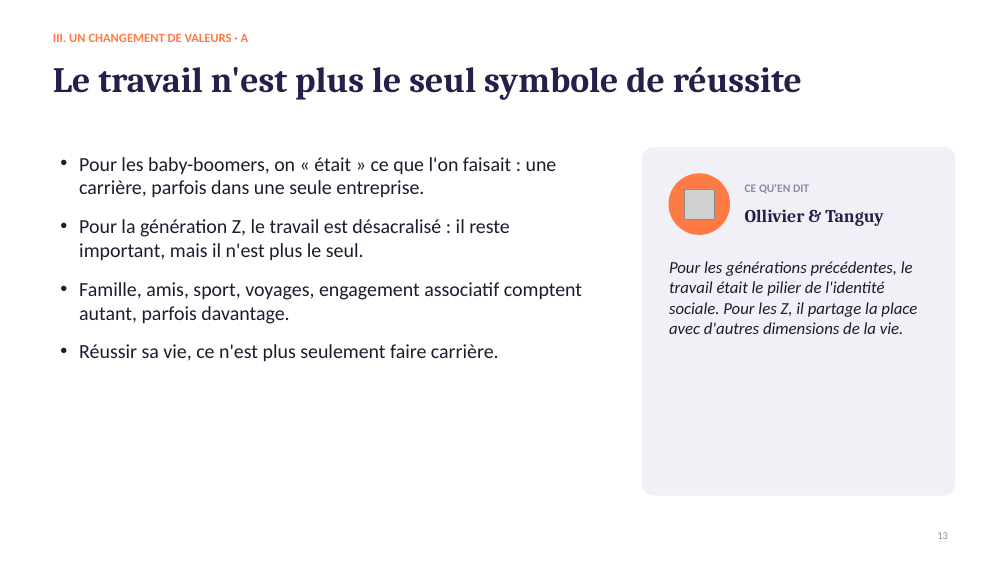
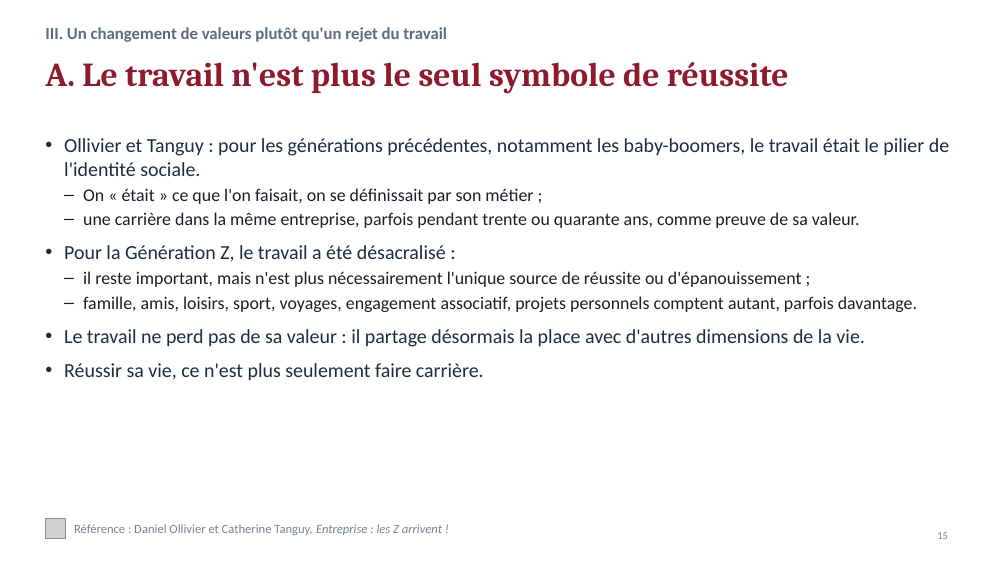
Before and after one commit to LibertadIA/main, a slide deck: slide 15 of Oral_Les_jeunes_et_le_travail.pptx (slide 13 before the commit). Drawn at 1008x567 pixels with LibreOffice and Linux fonts; fonts in the diff are those of the drawing; grey boxes stand for pictures. Boxes give left, top, right and bottom in pixels: in the first picture for what was removed or moved away, otherwise in the second. Text is boxed around its words. In the diff, an @@ line names an element or a change of style, - is before the commit and + after.

```diff
--- a/Oral_Les_jeunes_et_le_travail.pptx
+++ b/Oral_Les_jeunes_et_le_travail.pptx
@@ text at [45, 27, 447, 42]: text changed; size 12 to 16 pt; text colour #FF7A45 to #5B6B82 @@
-III. UN CHANGEMENT DE VALEURS · A
+III. Un changement de valeurs plutôt qu'un rejet du travail
@@ title at [45, 62, 789, 94]: text changed; size 34 to 32 pt; text colour #23214A to #8C1C2B @@
-Le travail n'est plus le seul symbole de réussite
+A. Le travail n'est plus le seul symbole de réussite
@@ text "Ollivier et Tanguy : pour ...": place and size @@
-text "Ollivier et Tanguy : pour ..." at [79, 157, 582, 362]
+text "Ollivier et Tanguy : pour ..." at [64, 138, 949, 381]
@@ text at [64, 138, 949, 347]: text changed; size 19 to 17 pt; text colour #1E1B2E to #1C1F2A @@
-• Pour les baby-boomers, on « était » ce que l'on faisait : une carrière, parfois dans une seule entreprise.
-• Pour la génération Z, le travail est désacralisé : il reste important, mais il n'est plus le seul.
-• Famille, amis, sport, voyages, engagement associatif comptent autant, parfois davantage.
+• Ollivier et Tanguy : pour les générations précédentes, notamment les baby-boomers, le travail était le pilier de l'identité sociale.
+  – On « était » ce que l'on faisait, on se définissait par son métier ;
+  – une carrière dans la même entreprise, parfois pendant trente ou quarante ans, comme preuve de sa valeur.
+• Pour la Génération Z, le travail a été désacralisé :
+  – il reste important, mais n'est plus nécessairement l'unique source de réussite ou d'épanouissement ;
+  – famille, amis, loisirs, sport, voyages, engagement associatif, projets personnels comptent autant, parfois davantage.
+• Le travail ne perd pas de sa valeur : il partage désormais la place avec d'autres dimensions de la vie.
@@ rounded rectangle removed at [643, 147, 955, 495] @@
@@ ellipse removed at [669, 174, 730, 234] @@
@@ picture removed at [684, 189, 715, 219] @@
@@ text removed at [745, 184, 809, 194] @@
-CE QU'EN DIT
@@ text removed at [745, 209, 883, 226] @@
-Ollivier & Tanguy
@@ text removed at [669, 261, 917, 334] @@
-Pour les générations précédentes, le travail était le pilier de l'identité sociale. Pour les Z, il partage la place avec d'autres dimensions de la vie.
@@ text at [64, 363, 484, 381]: text colour #1E1B2E to #1F2A44 in "Réussir sa vie, ce n'est plus seulement ..."; less space between paragraphs @@
@@ picture added at [45, 519, 65, 538] @@
@@ text added at [74, 524, 442, 535], 12 pt, text #7A8193 @@
+Référence : Daniel Ollivier et Catherine Tanguy, Entreprise : les Z arrivent !
@@ page number at [937, 532, 948, 539]: text changed; text colour #8D8BA7 to #7A8193 @@
-13
+15
```
Also in this commit, not shown: 9 other slides changed, 9 slides added, 6 slides removed.
